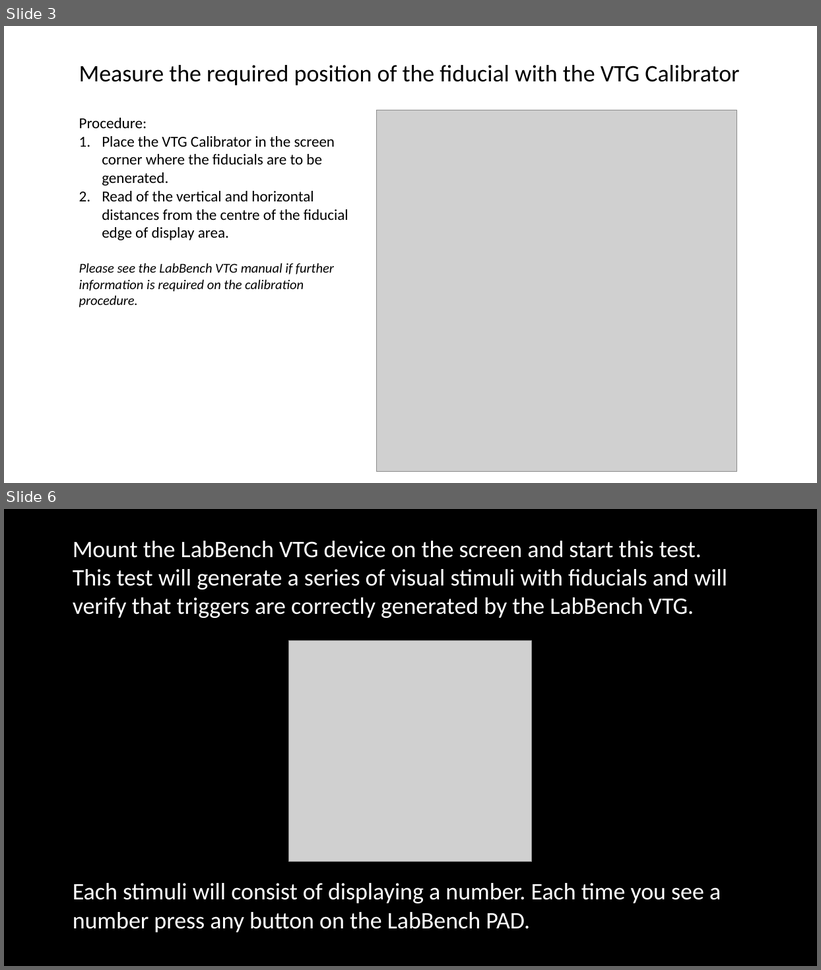
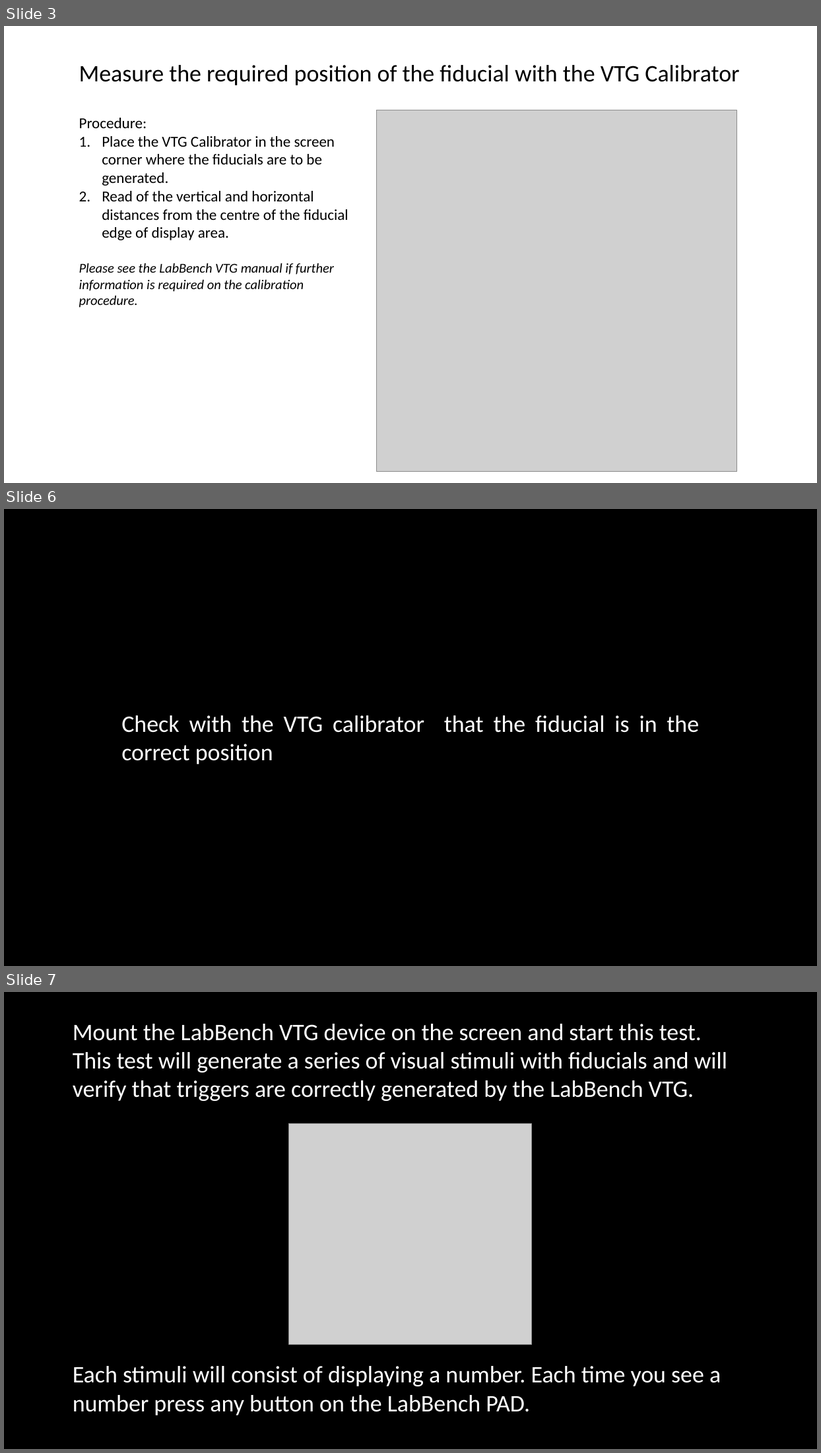
Before and after one commit to LabBench-Society/Protocols, a slide deck: scCalibration/Images.pptx. Shown one above the other, each under a label of ours: slides 3 and 6 before the commit, slides 3, 6 and 7 after it; the slides between them are not shown. The pictures are 821x970 and 821x1453 pixels, drawn with LibreOffice and Linux fonts; fonts in the diff are those of the drawing; grey boxes stand for pictures. Boxes give left, top, right and bottom in pixels: in the first picture for what was removed or moved away, otherwise in the second. Text is boxed around its words. In the diff, an @@ line names an element or a change of style, - is before the commit and + after.

```diff
--- a/scCalibration/Images.pptx
+++ b/scCalibration/Images.pptx
@@ slide 6 added at (4, 509, 817, 966), background #000000 @@
@@ text added at (121, 716, 699, 764), 28 pt, text #FFFFFF @@
+Check with the VTG calibrator that the fiducial is in the correct position
@@ what was slide 6 is now slide 7 @@
```
Also in this commit, not shown: 2 slides changed, 1 other file.
